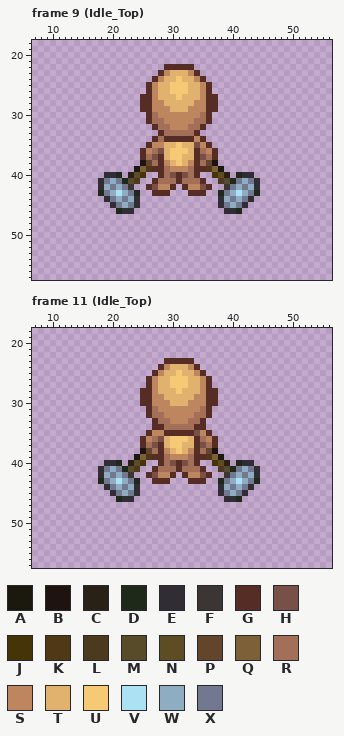
Pixel-art file, stored at RPGO.Editor/Resources/All_Animations.aseprite. Above, as it was before the edit.
64x64 pixels, 96 frames. Shown: frame 9 (Idle_Top): x 7..56, y 18..57; frame 11 (Idle_Top): x 7..56, y 18..57. The commit also changed other frames, which this record leaves out.
Visible layers, top first: "LH_Hummer", "RH_Hummer", "Character".
Palette (. is transparent): A #1b190d  B #1e130f  C #292116  D #1e2919  E #302d34  F #3b3633  G #552d24  H #795048  J #453408  K #503715  L #4c3a1e  M #584b29  N #5e4c24  P #62452b  Q #7e6038  R #a46f59  S #be865f  T #e1b26e  U #f6ca74  V #abe1f2  W #8fadc2  X #71788f
Pixels before, frame 9 (Idle_Top), first column x 18:
22 ...........GGGGG...........
23 ..........GSTTTSG..........
24 .........GSTTUTTSG.........
25 ........GSTTUUUTTSG........
26 ........GSTTUUUTTSG........
27 .......GGSTTTUTTTSGG.......
28 .......GGSSTTTTTSSGG.......
29 .......GGSSSTTTSSSGG.......
30 ........GRSSSSSSSRG........
31 ........GRRSSSSSRRG........
32 .........GRRSSSRRG.........
33 ..........GRRRRRG..........
34 .........GRGGGGGSG.........
35 ........GSSTTUTTHSG........
36 .......GSRHTUUUTGRSG.......
37 .......GRHGTUUTTGHRG.......
38 .......BPRGSTUTSGRPB.......
39 ......AQKGGRSSSRGGKQA......
40 .EED.CNJ..GRHGHRG..JNC.DEE.
41 EXWXDML..GRRRGRRRG..LMDXWXE
42 EWXWXF..GHSSG.GSSHG..FXWXWE
43 DXWVWXD..GGG...GGG..DXWVWXD
44 .EXWXWE.............EWXWXE.
45 ..EXWXE.............EXWXE..
46 ...DEE...............EED...
Pixels before, frame 11 (Idle_Top), first column x 18:
23 ...........GGGGG...........
24 ..........GSTTTSG..........
25 .........GSTTUTTSG.........
26 ........GSTTUUUTTSG........
27 ........GSTTUUUTTSG........
28 .......GGSTTTUTTTSGG.......
29 .......GGSSTTTTTSSGG.......
30 .......GGSSSTTTSSSGG.......
31 ........GRSSSSSSSRG........
32 ........GRRSSSSSRRG........
33 .........GRRSSSRRG.........
34 .........GGRRRRRGG.........
35 ........GSSGGGGGHSG........
36 .......GSRHTUUUTGRSG.......
37 .......GRHGTUUTTGHRG.......
38 .......BPRGSTUTSGRPB.......
39 ......AQKGGRSSSRGGKQA......
40 .EED.CNJ..GRHGHRG..JNC.DEE.
41 EXWXDML..GRRRGRRRG..LMDXWXE
42 EWXWXF..GHSSG.GSSHG..FXWXWE
43 DXWVWXD..GGG...GGG..DXWVWXD
44 .EXWXWE.............EWXWXE.
45 ..EXWXE.............EXWXE..
46 ...DEE...............EED...
The result:
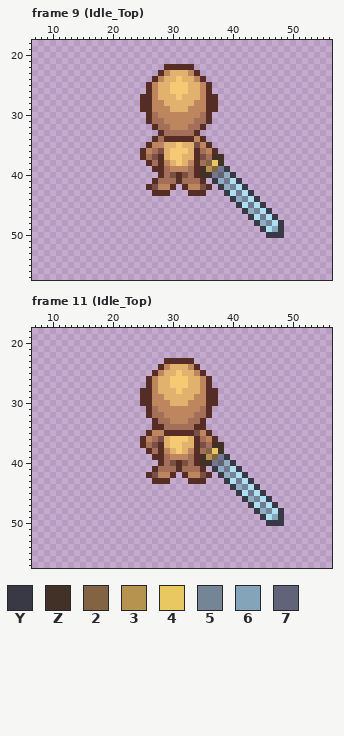
Colours new in this view: Y #393845  Z #413126  2 #826344  3 #b6934e  4 #e9c761  5 #748597  6 #84a4ba  7 #616379
Log entry: Add greatsword weapon animations (GreatSword_SS, two-handed)
Difference:
layer "RH_Hummer" now hidden
layer "LH_Hummer" now hidden
layer "TH_Sword" added
Frame 9 (Idle_Top):
y 37: x 37..38 G. -> ZZ
y 38: x 25..26 BP -> .G; x 36..38 PB. -> 24Z
y 39: x 24..26 AQK -> ...; x 35..39 GKQA. -> Z32XY
y 40: x 19..21 EED -> ...; x 23..25 CNJ -> ...; x 35..43 ..JNC.DEE -> ZZX7WY...
y 41: x 18..24 EXWXDML -> .......; x 37..44 .LMDXWXE -> YWXVY...
y 42: x 18..23 EWXWXF -> ......; x 38..44 .FXWXWE -> YW5VY..
y 43: x 18..24 DXWVWXD -> .......; x 38..44 DXWVWXD -> .YVXVY.
y 44: x 19..24 EXWXWE -> ......; x 38..40 EWX -> ..Y; x 42..44 XE. -> 5VY
y 45: x 20..24 EXWXE -> .....; x 38..45 EXWXE... -> ...YVXVY
y 46: x 21..23 DEE -> ...; x 39..46 EED..... -> ...YW5VY
y 47: x 43..47 ..... -> YVXVY
y 48: x 44..48 ..... -> YW5VY
y 49: x 45..48 .... -> YV6Y
y 50: x 46..48 ... -> YYY
Frame 11 (Idle_Top): the same change as frame 9 (Idle_Top)
Boxes around the changes in both pictures, in picture pixels (x1, y1, x2, y2):
changed: (200, 154, 284, 238)
changed: (98, 160, 152, 214)
changed: (200, 442, 284, 526)
changed: (98, 448, 152, 502)
